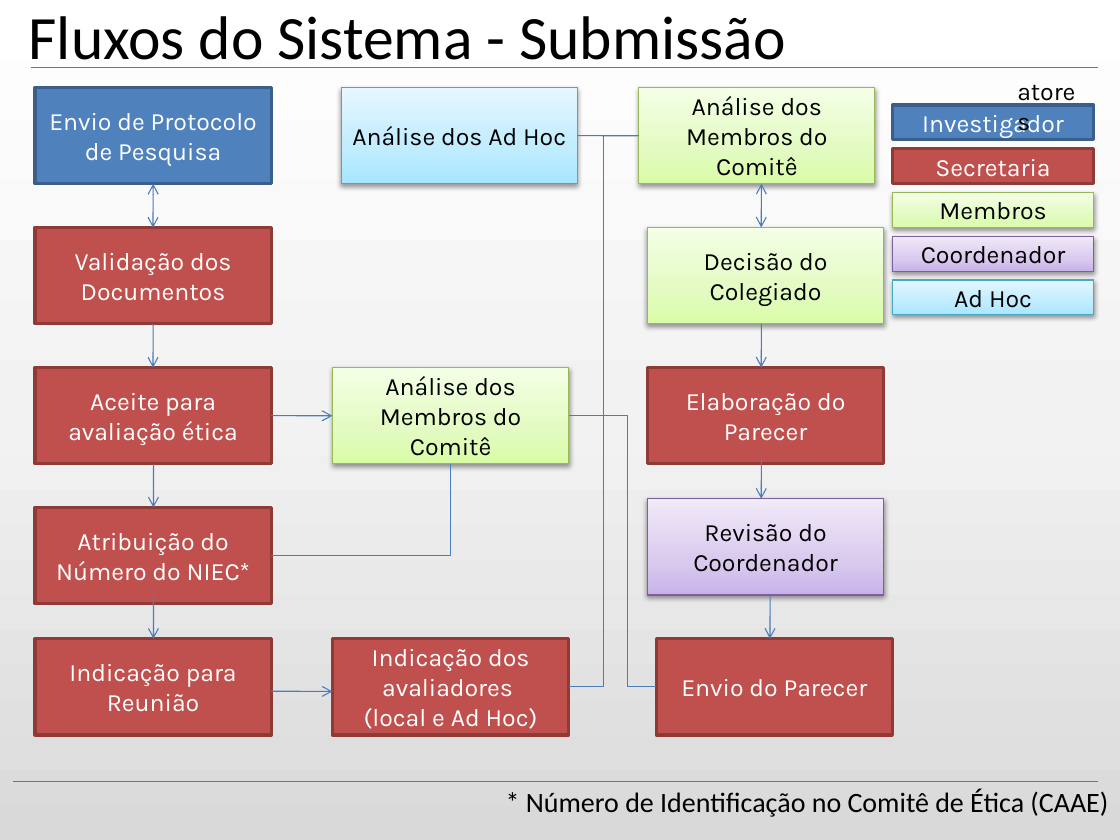
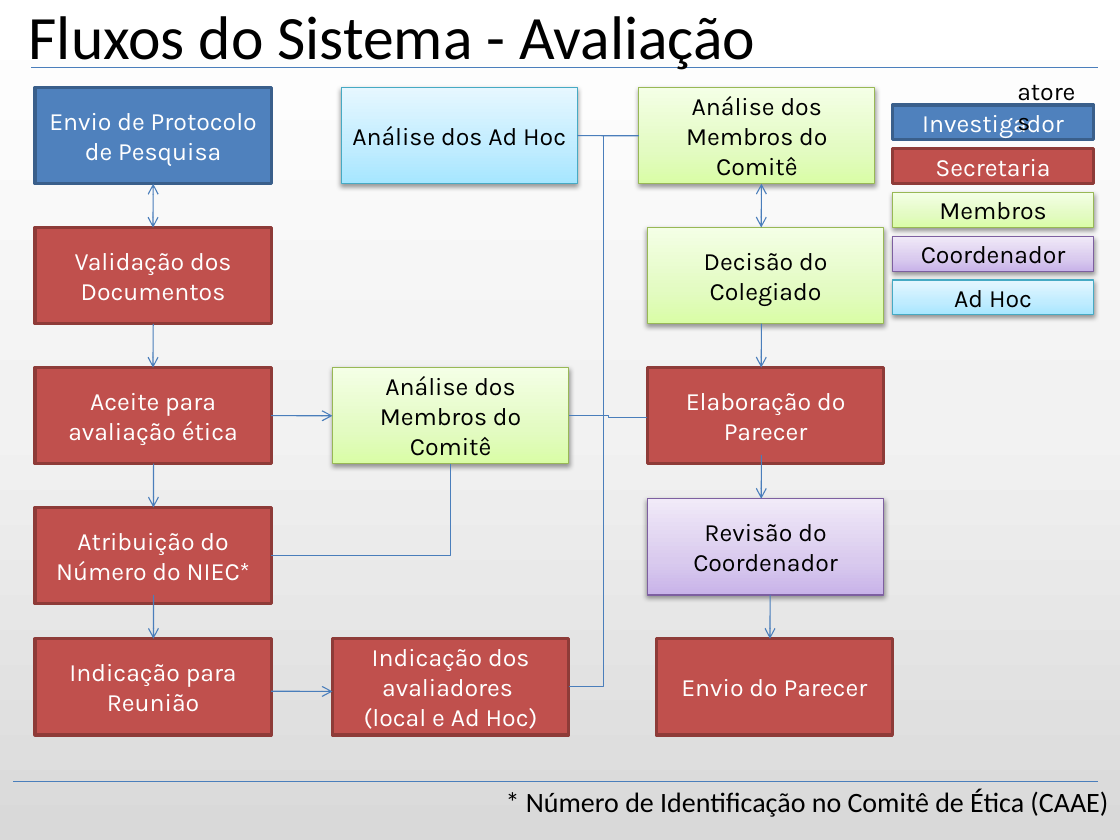
Before and after one commit to bireme/proethos, a slide deck: slide 7 of _documents/presentation/ProEthos - pt_BR - v0.14.52.pptx (slide 8 before the commit). Drawn at 1120x840 pixels with LibreOffice and Linux fonts; fonts in the diff are those of the drawing; background and template pictures are left out. Boxes give left, top, right and bottom in pixels: in the first picture for what was removed or moved away, otherwise in the second. Text is boxed around its words. In the diff, an @@ line names an element or a change of style, - is before the commit and + after.

```diff
--- a/_documents/presentation/ProEthos - pt_BR - v0.14.52.pptx
+++ b/_documents/presentation/ProEthos - pt_BR - v0.14.52.pptx
@@ title at (x1=29, y1=16, x2=755, y2=70): text changed @@
-Fluxos do Sistema - Submissão
+Fluxos do Sistema - Avaliação
@@ elbow line moved from (656, 687) - (569, 416) to (647, 417) - (569, 416) @@
```
Also in this commit, not shown: 5 other slides changed, 23 slides added, 2 slides removed, 6 other files.
